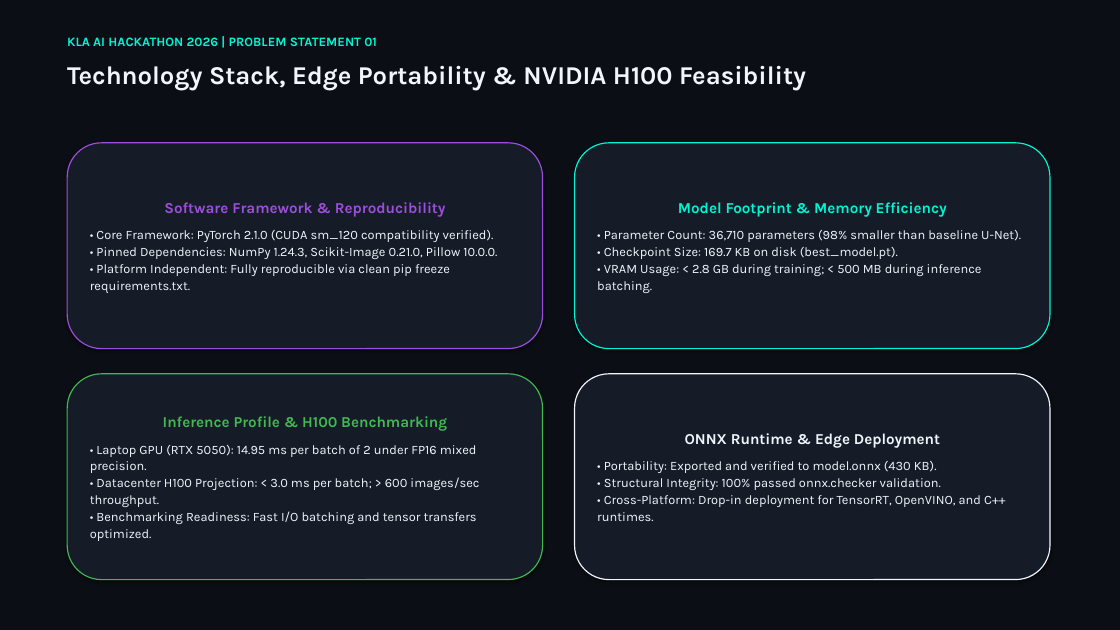
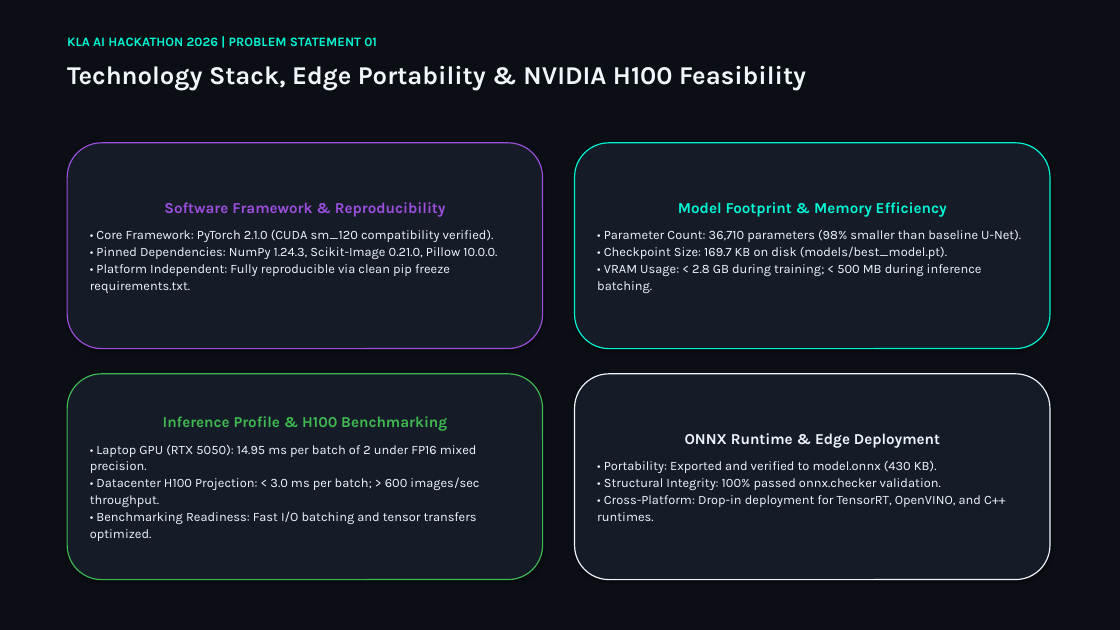
Before and after one commit to ANSHKATIYARAK/PixelPioneers, a slide deck: slide 7 of PixelPioneers_KLA_PS01.pptx. Drawn at 1120x630 pixels with LibreOffice and Linux fonts; fonts in the diff are those of the drawing. Boxes give left, top, right and bottom in pixels: in the first picture for what was removed or moved away, otherwise in the second. Text is boxed around its words. In the diff, an @@ line names an element or a change of style, - is before the commit and + after.

```diff
--- a/PixelPioneers_KLA_PS01.pptx
+++ b/PixelPioneers_KLA_PS01.pptx
@@ text in rounded rectangle at (x1=597, y1=230, x2=1021, y2=293): text changed @@
-• Parameter Count: 36,710 parameters (98% smaller than baseline U-Net).
-• Checkpoint Size: 169.7 KB on disk (best_model.pt).
-• VRAM Usage: < 2.8 GB during training; < 500 MB during inference batching.
+• Parameter Count: 36,710 parameters (98% smaller than baseline U-Net).
+• Checkpoint Size: 169.7 KB on disk (models/best_model.pt).
+• VRAM Usage: < 2.8 GB during training; < 500 MB during inference batching.
```
Also in this commit, not shown: 1 other slide changed, 6 other files.
